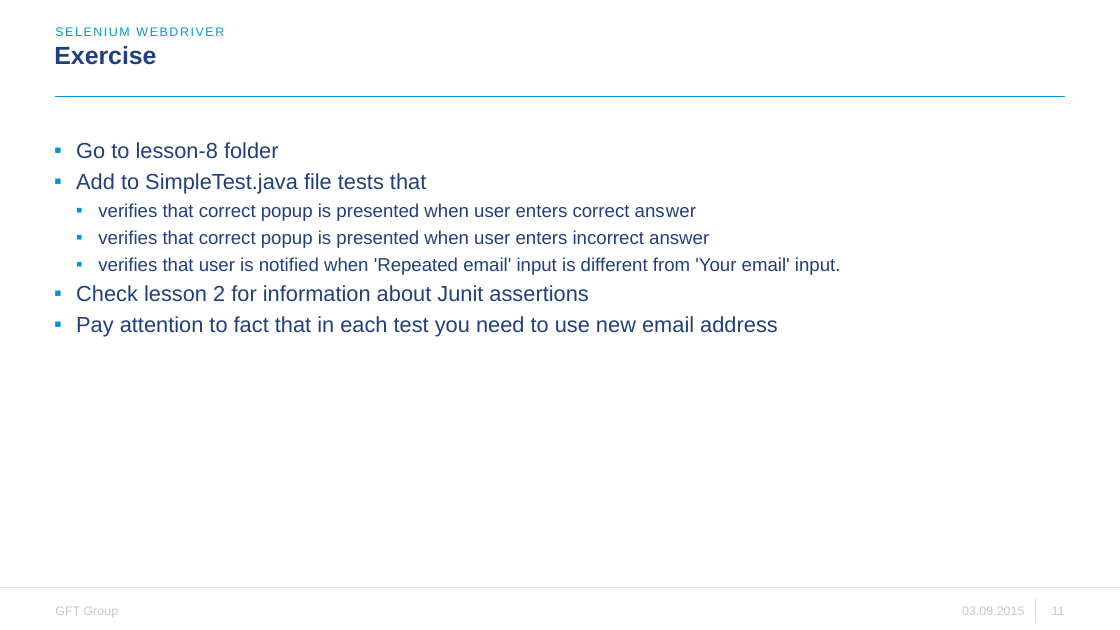
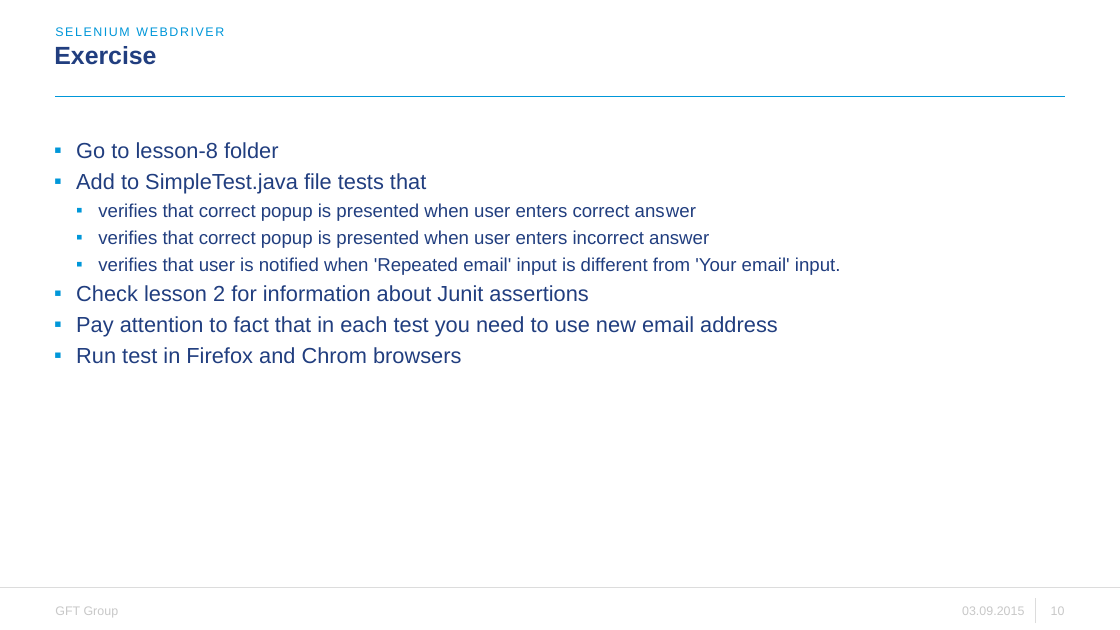
Before and after one commit to jacekokrojek/math.uni.lodz.pl, a slide deck: slide 10 of lesson-8/Students materials - 8 - Testing Web Applications with Webdriver.pptx (slide 11 before the commit). Drawn at 1120x630 pixels with LibreOffice and Linux fonts; fonts in the diff are those of the drawing; background and template pictures are left out. Boxes give left, top, right and bottom in pixels: in the first picture for what was removed or moved away, otherwise in the second. Text is boxed around its words. In the diff, an @@ line names an element or a change of style, - is before the commit and + after.

```diff
--- a/lesson-8/Students materials - 8 - Testing Web Applications with Webdriver.pptx
+++ b/lesson-8/Students materials - 8 - Testing Web Applications with Webdriver.pptx
@@ text at <box>76,347,461,364</box>: paragraph added @@
+▪ Run test in Firefox and Chrom browsers
@@ page number at <box>1051,607,1065,615</box>: text changed @@
-11
+10
```
Also in this commit, not shown: 1 slide removed, 6 other files.
